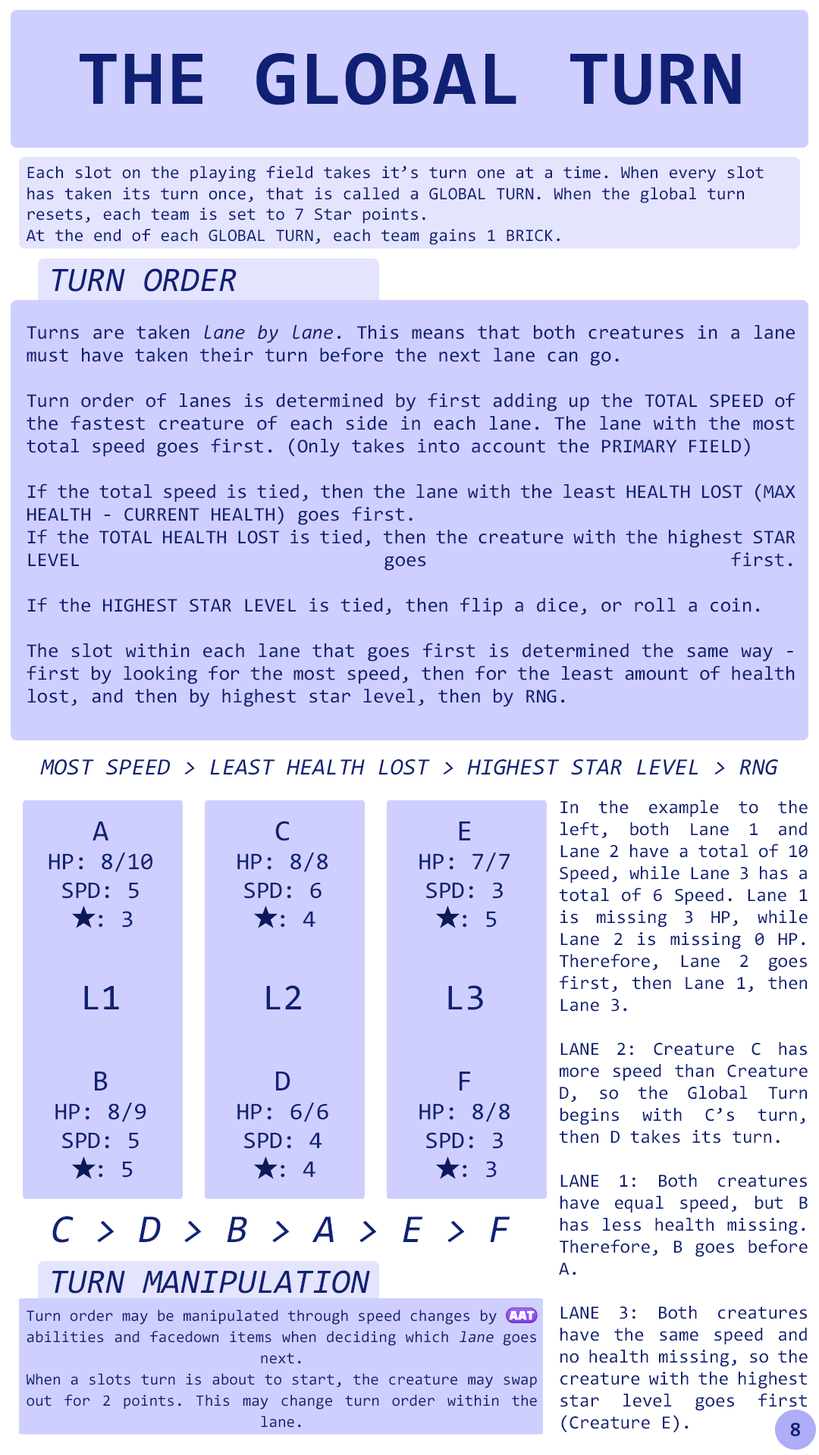
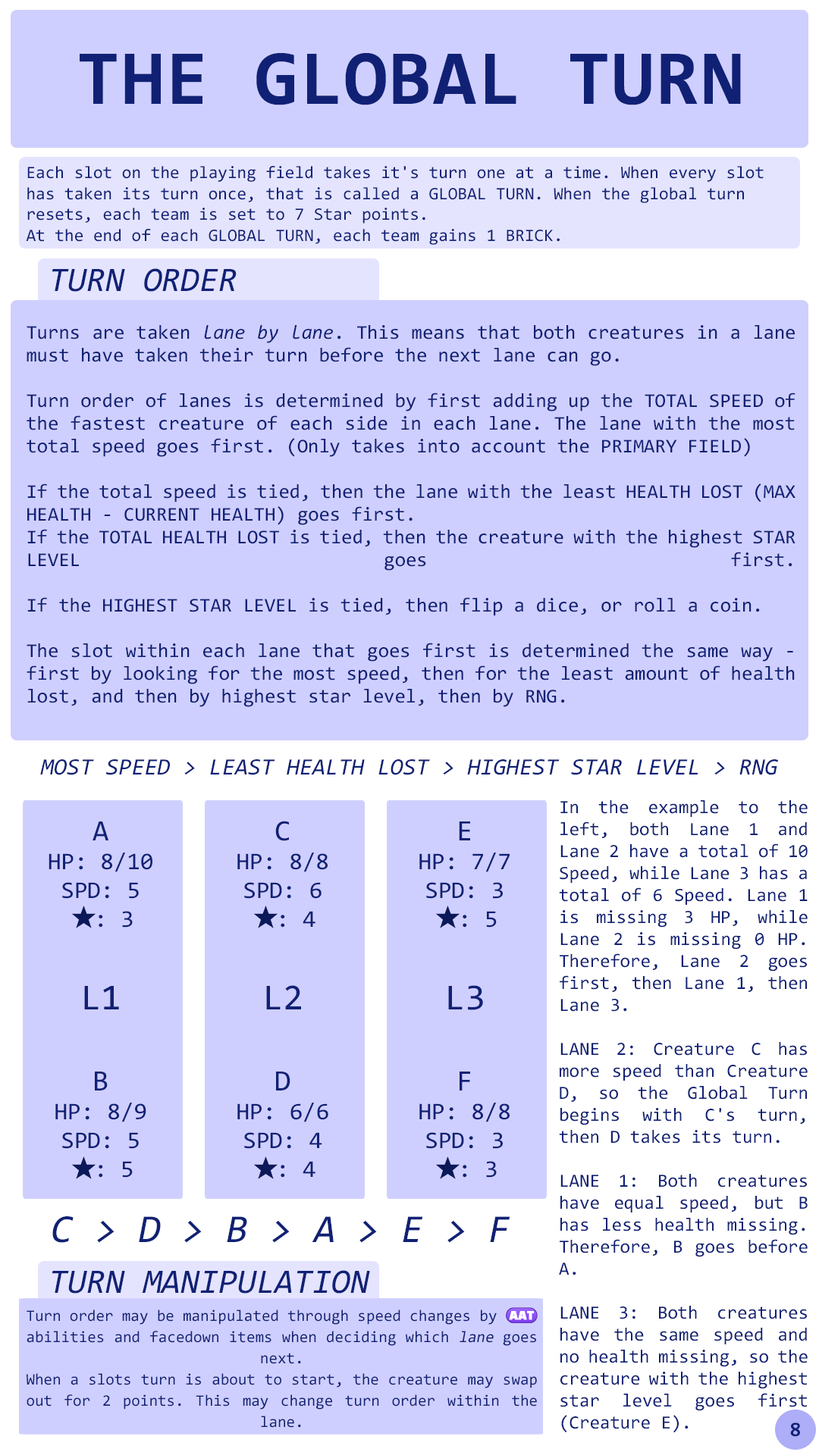
The second 819px x 1455px image is a revision of the first. Changes to its layers:
painted on "Examples explination" over [717, 1107, 722, 1115]
painted on "Each slot on the playing field takes it’s turn one at a time. W" over [401, 165, 407, 173]
